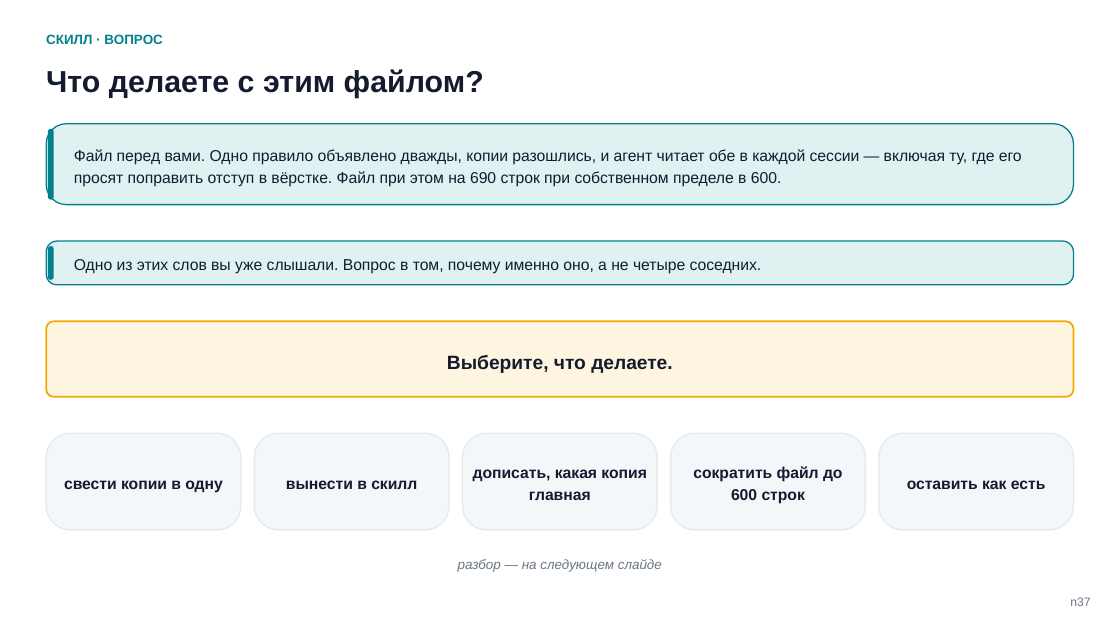
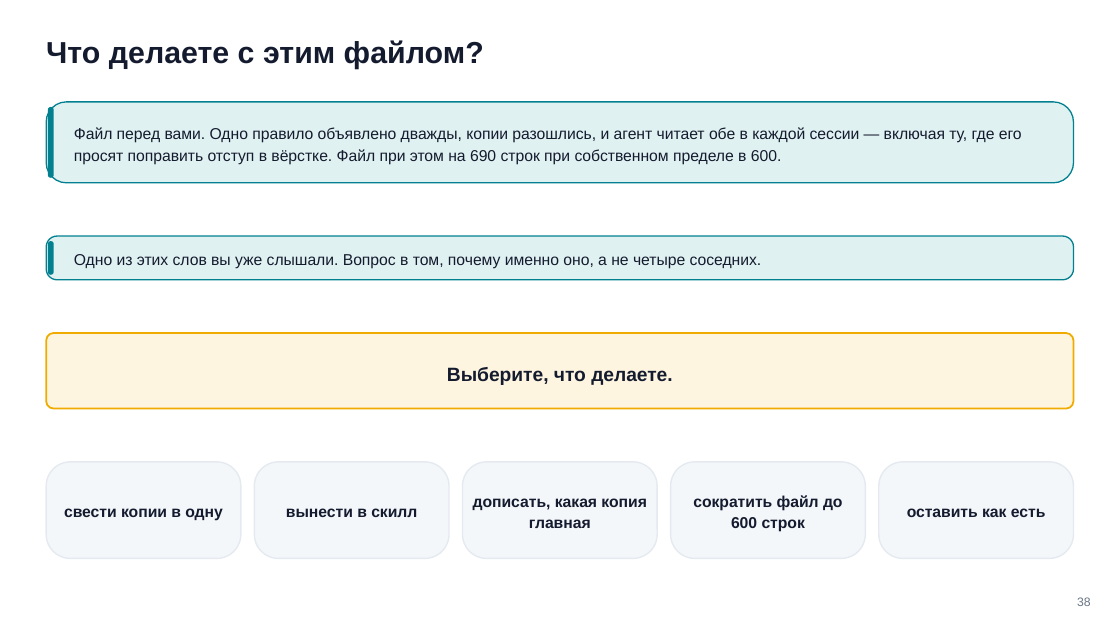
Before and after one commit to tellina-study/AI-usage-lessons, a slide deck: slide 38 of library/seminars/sem-05/rendered/sem-05.pptx. Drawn at 1120x630 pixels with LibreOffice and Linux fonts; fonts in the diff are those of the drawing. Boxes give left, top, right and bottom in pixels: in the first picture for what was removed or moved away, otherwise in the second. Text is boxed around its words. In the diff, an @@ line names an element or a change of style, - is before the commit and + after.

```diff
--- a/library/seminars/sem-05/rendered/sem-05.pptx
+++ b/library/seminars/sem-05/rendered/sem-05.pptx
@@ text "Что делаете с этим файлом?": place and size @@
-text "Что делаете с этим файлом?" at (46, 69, 484, 98)
+text "Что делаете с этим файлом?" at (46, 40, 484, 70)
@@ text removed at (46, 34, 162, 44) @@
-СКИЛЛ · ВОПРОС
@@ 2 rounded rectangles, 1 text: place and size @@
-2 rounded rectangles, 1 text at (46, 124, 1074, 204)
+2 rounded rectangles, 1 text at (46, 102, 1074, 182)
@@ 2 rounded rectangles, 1 text: place and size @@
-2 rounded rectangles, 1 text at (46, 241, 1074, 285)
+2 rounded rectangles, 1 text at (46, 236, 1074, 280)
@@ rounded rectangle: place and size @@
-rounded rectangle at (46, 321, 1074, 397)
+rounded rectangle at (46, 333, 1074, 408)
@@ text "Выберите, что делаете.": place and size @@
-text "Выберите, что делаете." at (447, 355, 672, 373)
+text "Выберите, что делаете." at (447, 367, 672, 385)
@@ 5 texts, 5 rounded rectangles: place and size @@
-5 texts, 5 rounded rectangles at (46, 434, 1074, 530)
+5 texts, 5 rounded rectangles at (46, 462, 1074, 559)
@@ text removed at (458, 559, 662, 572) @@
-разбор — на следующем слайде
@@ text at (1077, 597, 1091, 606): text changed @@
-n37
+38
```
Also in this commit, not shown: 67 other slides changed, 6 other files.
